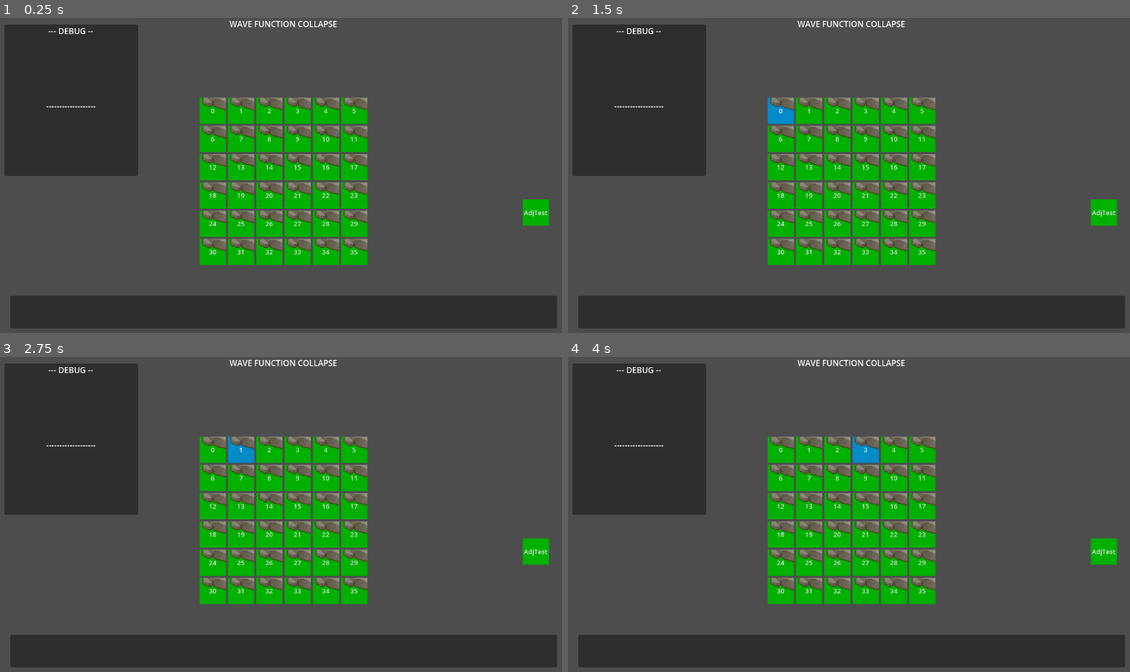
Above: before the commit, frames 1-4 (two rows, left to right).
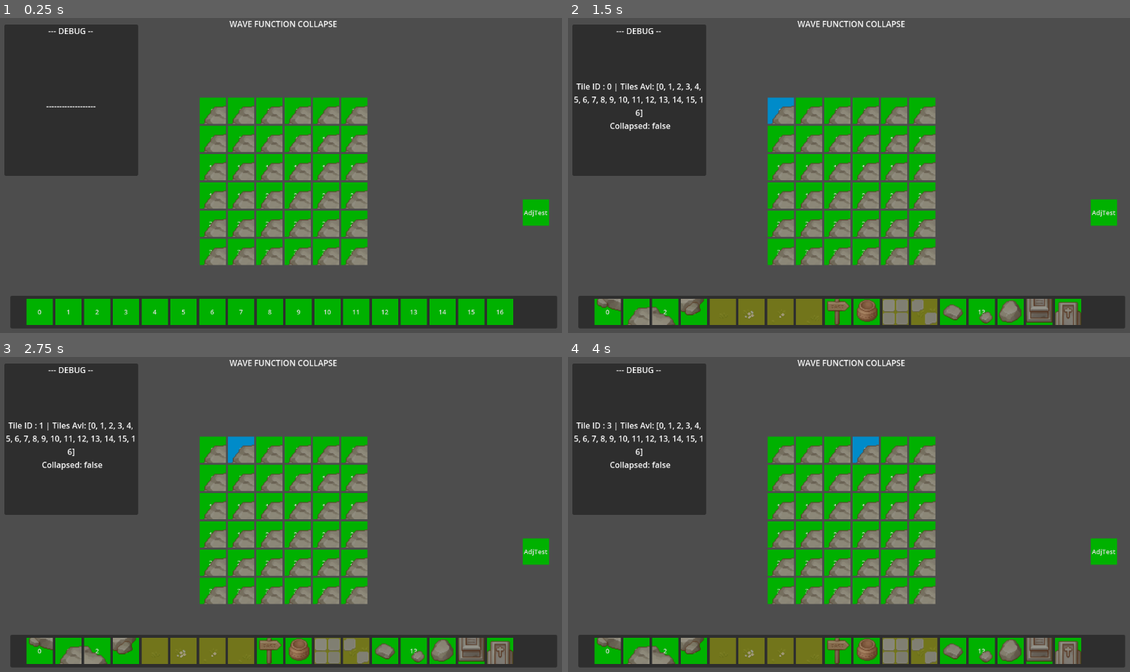
Above: after the commit, the same moments.

Repository: Sketh14/WaveFuncCollapse
Game: Godot game, scene res://Scenes/Main02.tscn
Two runs of this game, one before a commit and one after it. Both use one fixed random seed, a clock stepped at 60 frames per second and the inputs below.
Inputs:
- Up to frame 1 (0.25 s): no input
- Up to frame 2 (1.5 s): click "17" at 0.5 s; click "0" at 1.25 s
- Up to frame 3 (2.75 s): click "1" at 2 s
- Up to frame 4 (4 s): click "2" at 2.75 s; click "3" at 3.5 s

The runs differ from the first frame. In frame 1, 17% of the frame differs, in the area x 4-92%, y 25-98%; in frame 2, 18%; in frame 3, 18%; in frame 4, 18%, in the area x 1-92%, y 20-98%.
Error before the commit: Cannot call method 'duplicate' on a null value. (res://Scripts/UI/UITileController_1.gd:34)

Commit message:
TileSelection Bt textures
- Scene
	(-) Adding TextureRect to "Tile Selection" buttons for identification
		[=] Setting images using AtlasTexture
	(-) Remove "Empty Tile [17]" from "Tile Selection" list
- Scripts
	(-) MainUIController_1
		[=] Changing AtlasTexture of "Tile Selection" buttons when initialising
		[=] Connecting to JsonLoading signal and updating "Tile Selection" buttons using Json
		[=] Selecting proper AtlasTexture for the image of "Tile Selection" buttons
	(-) WaveFunctionCollapse2
		[=] Adding another signal for JsonLoading
- Others
	(-) TileAdjacencyList
		[=] Fixing "AtlasTexture" coordiantes for tiles

Diff:
--- a/Prefab/UI/TileSelectionBtPrefab_1.tscn
+++ b/Prefab/UI/TileSelectionBtPrefab_1.tscn
@@ -6,3 +6,12 @@
 custom_minimum_size = Vector2(52, 52)
 theme = ExtResource("1_fjtpg")
 text = "0"
+
+[node name="TileImg" type="TextureRect" parent="."]
+layout_mode = 1
+anchors_preset = 15
+anchor_right = 1.0
+anchor_bottom = 1.0
+grow_horizontal = 2
+grow_vertical = 2
+stretch_mode = 4
--- a/Resources/TileAdjacencyList.json
+++ b/Resources/TileAdjacencyList.json
@@ -118,7 +118,7 @@
 			"atlas_texture_properties": [
 				1,
 				32,
-				452
+				420
 			],
 			"socket_values": [
 				55,
--- a/Scenes/Main02.tscn
+++ b/Scenes/Main02.tscn
@@ -1,10 +1,12 @@
-[gd_scene load_steps=6 format=3 uid="uid://c6ywmav81o028"]
+[gd_scene load_steps=8 format=3 uid="uid://c6ywmav81o028"]
 
 [ext_resource type="PackedScene" uid="uid://bdeicjkvvfk7u" path="res://Prefab/UI/BtPrefab_1.tscn" id="1_w1yuo"]
 [ext_resource type="Script" path="res://Scripts/UI_Alt/WaveFunctionCollapse2.gd" id="2_f0agi"]
 [ext_resource type="PackedScene" uid="uid://bno6vf85fao5e" path="res://Prefab/UI/TileSelectionBtPrefab_1.tscn" id="3_j4nbv"]
 [ext_resource type="Theme" uid="uid://dw70fre4exfuq" path="res://Themes/MainTileTheme_2.tres" id="3_vvpfg"]
+[ext_resource type="Texture2D" uid="uid://besoup70f48j2" path="res://Atlas Texture/Environment_AT1.tres" id="5_0h0vu"]
 [ext_resource type="Script" path="res://Scripts/UI/MainUIController_1.gd" id="5_f6myn"]
+[ext_resource type="Texture2D" uid="uid://cb2x8t3gf1k5a" path="res://Atlas Texture/Props_AT1.tres" id="6_bnon1"]
 
 [node name="Main02" type="Control"]
 layout_mode = 3
@@ -349,10 +351,6 @@
 layout_mode = 2
 text = "16"
 
-[node name="TileBt_17" parent="MainUI_Control/AvailableTiles_Panel/GridContainer" instance=ExtResource("3_j4nbv")]
-layout_mode = 2
-text = "17"
-
 [node name="AdjTestForUnCollapsed" type="Button" parent="MainUI_Control"]
 custom_minimum_size = Vector2(52, 52)
 layout_mode = 0
@@ -366,9 +364,11 @@
 [node name="WaveFunctionCollapse2" type="Node" parent="." node_paths=PackedStringArray("debugLabel", "testAdjForUnCollapsedBt")]
 script = ExtResource("2_f0agi")
 debugLabel = NodePath("../MainUI_Control/Debug_Panel/DebugLabel2")
+gridDimension = 6
+tileAtlasTextures = Array[AtlasTexture]([ExtResource("5_0h0vu"), ExtResource("6_bnon1")])
 testAdjForUnCollapsedBt = NodePath("../MainUI_Control/AdjTestForUnCollapsed")
 
 [node name="MainUiController_1" type="Node" parent="." node_paths=PackedStringArray("debugLabel", "selectedTilesBts")]
 script = ExtResource("5_f6myn")
 debugLabel = NodePath("../MainUI_Control/Debug_Panel/DebugLabel2")
-selectedTilesBts = [NodePath("../MainUI_Control/AvailableTil …(1200 unchanged characters)… bleTiles_Panel/GridContainer/TileBt_16"), NodePath("../MainUI_Control/AvailableTiles_Panel/GridContainer/TileBt_17")]
+selectedTilesBts = [NodePath("../MainUI_Control/AvailableTil …(1200 unchanged characters)… bleTiles_Panel/GridContainer/TileBt_16")]
--- a/Scenes/Main03.tscn
+++ b/Scenes/Main03.tscn
@@ -8,6 +8,7 @@
 [ext_resource type="Script" path="res://Scripts/UI/MainUIController_1.gd" id="5_ixidq"]
 [ext_resource type="Texture2D" uid="uid://cb2x8t3gf1k5a" path="res://Atlas Texture/Props_AT1.tres" id="6_4div7"]
 [ext_resource type="Script" path="res://Scripts/Test/UI_Test1.gd" id="7_aajsh"]
+[ext_resource type="Texture2D" uid="uid://besoup70f48j2" path="res://Atlas Texture/Environment_AT1.tres" id="7_b0ndj"]
 
 [node name="Main02" type="Control"]
 layout_mode = 3
@@ -237,10 +238,6 @@
 layout_mode = 2
 text = "16"
 
-[node name="TileBt_17" parent="MainUI_Control/AvailableTiles_Panel/GridContainer" instance=ExtResource("2_4e3bt")]
-layout_mode = 2
-text = "17"
-
 [node name="AdjTestForUnCollapsed" type="Button" parent="MainUI_Control"]
 custom_minimum_size = Vector2(52, 52)
 layout_mode = 0
@@ -255,13 +252,13 @@
 script = ExtResource("4_143x1")
 debugLabel = NodePath("../MainUI_Control/Debug_Panel/DebugLabel2")
 gridDimension = 3
-tileAtlasTexture = ExtResource("6_4div7")
+tileAtlasTextures = Array[AtlasTexture]([ExtResource("7_b0ndj"), ExtResource("6_4div7")])
 testAdjForUnCollapsedBt = NodePath("../MainUI_Control/AdjTestForUnCollapsed")
 
 [node name="MainUiController_1" type="Node" parent="." node_paths=PackedStringArray("debugLabel", "selectedTilesBts")]
 script = ExtResource("5_ixidq")
 debugLabel = NodePath("../MainUI_Control/Debug_Panel/DebugLabel2")
-selectedTilesBts = [NodePath("../MainUI_Control/AvailableTil …(1200 unchanged characters)… bleTiles_Panel/GridContainer/TileBt_16"), NodePath("../MainUI_Control/AvailableTiles_Panel/GridContainer/TileBt_17")]
+selectedTilesBts = [NodePath("../MainUI_Control/AvailableTil …(1200 unchanged characters)… bleTiles_Panel/GridContainer/TileBt_16")]
 
 [node name="UI_Test1" type="Node" parent="." node_paths=PackedStringArray("tileTexRect_Og", "tileTexturesContainer", "tileTexArr")]
 script = ExtResource("7_aajsh")
--- a/Scripts/UI/MainUIController_1.gd
+++ b/Scripts/UI/MainUIController_1.gd
@@ -10,22 +10,38 @@
 func _ready():
 	waveFunctionHandler = get_tree().get_root().get_node(UniversalConstants.waveFunctionScriptPath) as WaveFunctionCollapse2
 	waveFunctionHandler.UpdateTileData_sig.connect(SetCurrentAndShowAvailableTiles)
+	waveFunctionHandler.JsonLoaded_sig.connect(UpdateSelectionTilesTexture)
 
 	InitializeButtons()
-	DisableAllTiles()
+	# DisableAllSelecttionTiles()
 
 # https://docs.godotengine.org/en/stable/classes/class_callable.html
 func InitializeButtons():
 	var btArrSize = selectedTilesBts.size()
+	var tileTex: TextureRect
 	for i in btArrSize:
 		selectedTilesBts[i].connect("pressed", func(): SetTileViaWaveFunctionHandler(i))
 		selectedTilesBts[i].text = str(i)
 		# selectedTilesBts[i].connect("pressed", func(): print("Button Pressed : " + str(i)))
 
+# Setting AtlasTexture of the tile
+func UpdateSelectionTilesTexture():
+	# print("Setting Tile Textures")
+	var btArrSize = selectedTilesBts.size()
+	var tileTex: TextureRect
+	for i in btArrSize:
+		tileTex = selectedTilesBts[i].get_child(0)
+		# Getting Index of the proper atlas to use
+		tileTex.texture = waveFunctionHandler.tileAtlasTextures[waveFunctionHandler.tilesJsonData.tile_info[i].atlas_texture_properties[0]].duplicate()
+		tileTex.texture.region = Rect2(waveFunctionHandler.tilesJsonData.tile_info[i].atlas_texture_properties[1],
+					waveFunctionHandler.tilesJsonData.tile_info[i].atlas_texture_properties[2],
+					UniversalConstants.rectRegionScaleXY, UniversalConstants.rectRegionScaleXY)
+
+
 func SetTileViaWaveFunctionHandler(btIndex: int):
 	waveFunctionHandler.SetTile(selectedTileIndexInMap, btIndex)
 
-func DisableAllTiles():
+func DisableAllSelecttionTiles():
 	var btArrSize = selectedTilesBts.size()
 	for i in btArrSize:
 		# print("Disabling Tile : " + str(i))
--- a/Scripts/UI/UITileController_1.gd
+++ b/Scripts/UI/UITileController_1.gd
@@ -31,7 +31,7 @@
 	mainUIController = get_tree().get_root().get_node(UniversalConstants.mainUIControllerScriptPath) as MainUiController_1
 
 	tileTex = get_child(1)
-	tileTex.texture = waveFunctionHandler.tileAtlasTexture.duplicate()
+	tileTex.texture = waveFunctionHandler.tileAtlasTextures[1].duplicate()
 	# https://www.reddit.com/r/godot/comments/aad39n/how_to_change_texturerect_atlas_texture_region_in/
 	tileTex.texture.region = Rect2(rectRegionPos.x, rectRegionPos.y, UniversalConstants.rectRegionScaleXY, UniversalConstants.rectRegionScaleXY)
 	# print("Atlas Texture Region : " + str(tileTex.texture.region))
--- a/Scripts/UI_Alt/WaveFunctionCollapse2.gd
+++ b/Scripts/UI_Alt/WaveFunctionCollapse2.gd
@@ -4,7 +4,7 @@
 @export var debugLabel: Label
 # @export var gridDimension: Vector2i
 @export var gridDimension: int
-@export var tileAtlasTexture: AtlasTexture
+@export var tileAtlasTextures: Array[AtlasTexture]
 
 # """
 # FoR Testing
@@ -13,6 +13,7 @@
 
 # https://www.reddit.com/r/godot/comments/11g91c8/how_to_create_events/
 signal UpdateTileData_sig(tileID: int)
+signal JsonLoaded_sig()
 
 # To store the tiles data from Json upon loading
 var tilesJsonData
@@ -63,6 +64,9 @@
 	var data = JSON.parse_string(file.get_as_text())
 	tilesJsonData = data
 	print("Json loaded successfully | tiles List count : " + str(tilesJsonData.tile_info.size()))
+
+	await get_tree().create_timer(1.0).timeout # Waiting for other systems to load | TODO:  Should be a better solution than this
+	JsonLoaded_sig.emit()
 	# print("Json Read | Name : " + str(tilesJsonData.tile_info[5].tile_name) + " | Socket Pos X : " + str(tilesJsonData.tile_info[5].socket_values[UniversalConstants.SocketDirection.POSITIVEX]))
 
 # Initialize tiles as well as fill the tilesAvailable list at the start so that the tiles are in a super-position state
Not shown, changed: Logs.txt
Not shown: 1 places in Scenes/Main03.tscn that only renumber resources
